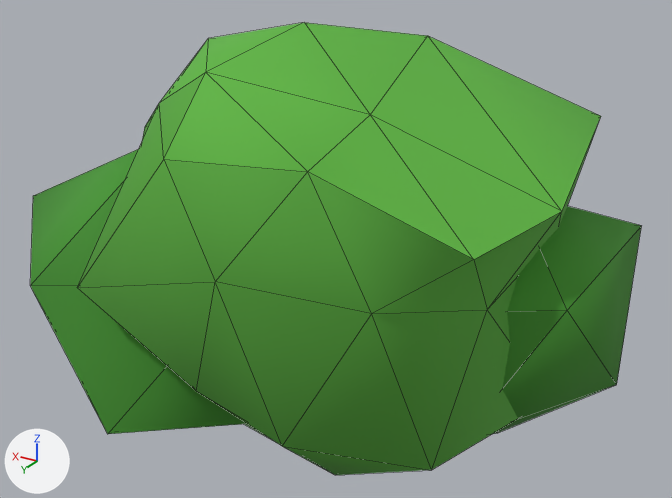
The glTF model public/models/bush.glb, before and after one commit.
Both versions are drawn from a 50 mm lens placed at (-0.831, 1.376, 1.104), pointed at (0.023, -0.048, 0.392). The axes (+X, +Y, +Z) are drawn at lower left. The lights are the same throughout. The older version comes first. Mesh edges are drawn as thin lines. Vertices at exactly the same position are counted once.

Objects in the first picture: 'Bush'.
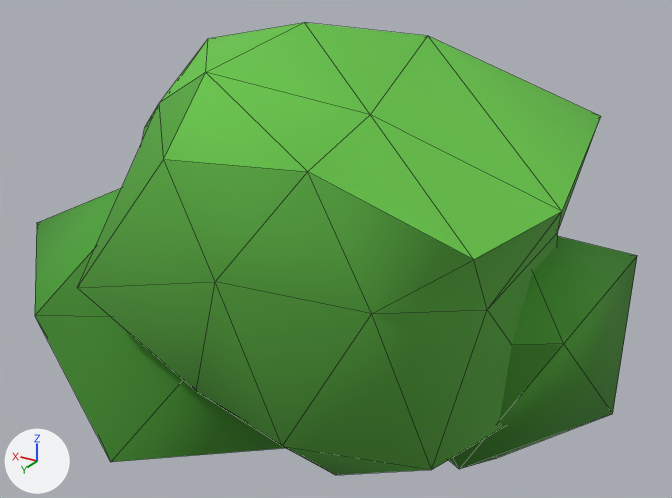
The newer file is also turned or shifted as a whole; pictures and numbers use the older file's frame.

What differs and where, as boxes [x1, y1, x2, y2] in the pictures (672 x 498 px; the box of a moved part takes in the faces that stretch with it):
```json
{"object": "Bush", "change": "reshaped", "before": [30, 23, 641, 475], "after": [35, 23, 637, 475]}
{"part": 1, "of": "me_bush", "change": "moved or reshaped", "before": [30, 149, 246, 434], "after": [35, 188, 284, 462]}
{"part": 2, "of": "me_bush", "change": "moved or reshaped", "before": [493, 206, 641, 434], "after": [449, 236, 637, 469]}
{"part": 3, "of": "me_bush", "change": "recoloured", "before": [163, 23, 600, 259], "after": [163, 23, 600, 259]}
```

Scene script edits in JSON lines:
```json
{"block": "me_bush", "where": "# used by ob_bush; location = (0.0, 0.0, 0.0)"}
{"op": "remove", "block": "me_bush", "code": "me_bush.from_pydata(...)  # 66 vertices, 120 faces; spans x -0.529..0.647, y -0.453..0.39, z 0.024..0.839"}
{"op": "add", "block": "me_bush", "code": "me_bush.from_pydata(...)  # 66 vertices, 120 faces; spans x -0.529..0.647, y -0.453..0.39, z -0.036..0.839"}
{"block": "me_bush", "change": "me_bush part 1: the loose piece of 12 vertices spanning x -0.04..0.647, y -0.185..0.39, z 0.024..0.618 is moved by (0.0, 0.0, -0.06)"}
{"block": "me_bush", "change": "me_bush part 2: the loose piece of 12 vertices spanning x -0.529..-0.033, y -0.329..0.155, z 0.059..0.565 is moved by (0.0, 0.0, -0.06)"}
{"block": "me_bush", "change": "me_bush part 3: 19 kept faces spanning x -0.439..0.506, y -0.378..0.356, z 0.451..0.839 get new vertex colours; the middle colour goes from green #5eb541 to green #66c447"}
```
